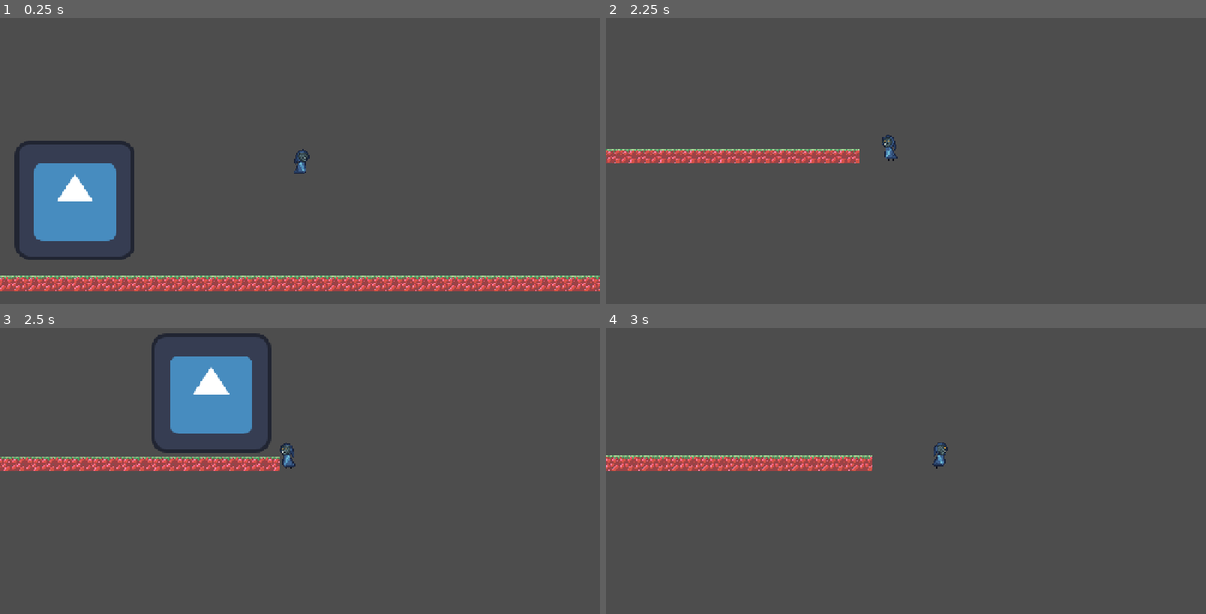
Above: before the commit, frames 1-4 (two rows, left to right).
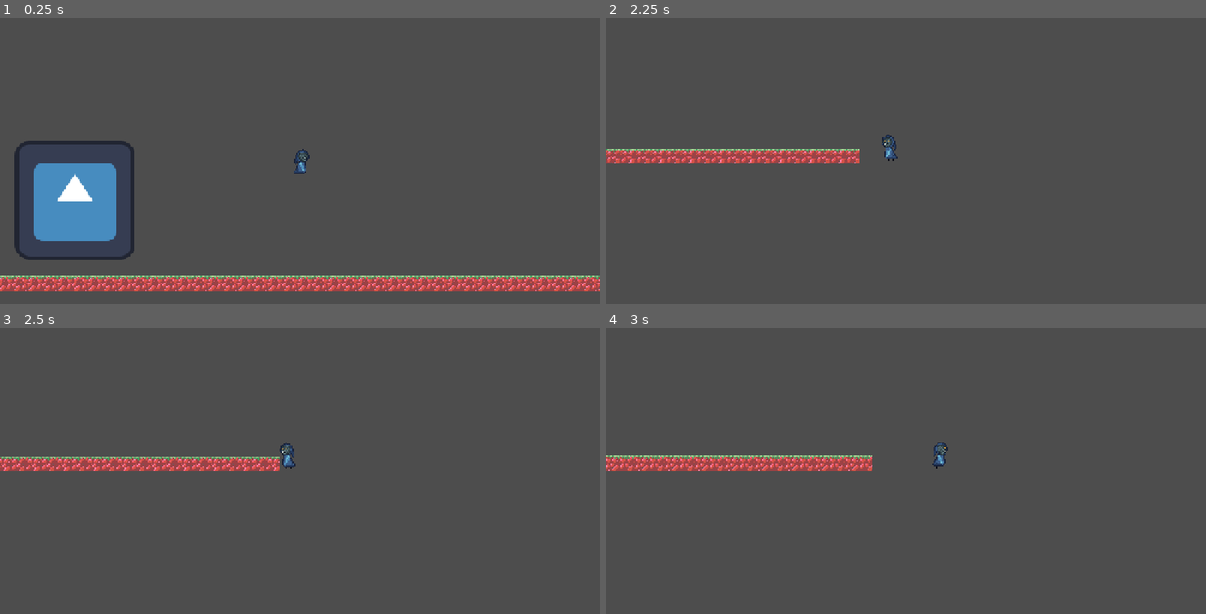
Above: after the commit, the same moments.

Repository: Viikuu/MaskGame
Game: Godot game, scene res://scenes/main.tscn
Two runs of this game, one before a commit and one after it. Both use one fixed random seed, a clock stepped at 60 frames per second and the inputs below. The engine's default icon, where the game draws it, is replaced by a stand-in: a white triangle on a blue panel in a dark square.
Inputs:
- Up to frame 1 (0.25 s): no input
- Up to frame 2 (2.25 s): tap Enter (interact) at 0.5, 0.6, 1.35 s; hold Right (move_right) 0.53-2.03 s; tap Space (jump) at 0.77, 1.52 s; hold Left (move_left) from 2.03 s (still down); tap M (mask_future) at 2.1 s
- Up to frame 3 (2.5 s): keep holding Left (move_left); tap Enter (interact) at 2.3 s
- Up to frame 4 (3 s): release Left (move_left) at 2.78 s; hold Right (move_right) from 2.78 s (still down); tap N (mask_now) at 2.85 s

Frames 1-2 are identical in both runs. In frame 3, 4.6% of the frame differs, in the area x 25-46%, y 1-44%; in frame 4, nothing differs.
Error after the commit: Parse Error: Unindent doesn't match the previous indentation level. (res://scripts/mask_effect_bubble.gd:23)

Commit message:
a key that only exists in future

Diff:
--- a/scenes/key.tscn
+++ b/scenes/key.tscn
@@ -10,9 +10,10 @@
 script = ExtResource("1_wy8tx")
 
 [node name="Interactable" parent="." instance=ExtResource("1_fttkb")]
+collision_layer = 12
 only_once = true
 
-[node name="CollisionShape2D" type="CollisionShape2D" parent="Interactable"]
+[node name="InteractionAndMaskZone" type="CollisionShape2D" parent="Interactable"]
 shape = SubResource("RectangleShape2D_wy8tx")
 
 [node name="Sprite2D" type="Sprite2D" parent="."]
--- a/scenes/mask_effect_bubble.tscn
+++ b/scenes/mask_effect_bubble.tscn
@@ -18,5 +18,7 @@
 scale = Vector2(0.15625, 0.15625)
 texture = ExtResource("2_g8erm")
 
+[connection signal="area_entered" from="." to="." method="_on_area_entered"]
+[connection signal="area_exited" from="." to="." method="_on_area_exited"]
 [connection signal="body_entered" from="." to="." method="_on_body_entered"]
 [connection signal="body_exited" from="." to="." method="_on_body_exited"]
--- a/scripts/interactable.gd
+++ b/scripts/interactable.gd
@@ -5,7 +5,22 @@
 
 signal interacted
 
+func _ready():
+	for parent_group in get_parent().get_groups():
+		if parent_group.begins_with("show_in"):
+			add_to_group(parent_group)
+
 func interact():
 	interacted.emit()
 	if (only_once):
 		get_parent().queue_free()
+
+
+func can_interact():
+	if is_in_group("show_in_past") and MaskManager.current_mask != MaskManager.MASK.PAST:
+		return false
+	if is_in_group("show_in_now_only") and MaskManager.current_mask != MaskManager.MASK.NOW:
+		return false
+	if is_in_group("show_in_future") and MaskManager.current_mask != MaskManager.MASK.FUTURE:
+		return false
+	return true
--- a/scripts/mask_effect_bubble.gd
+++ b/scripts/mask_effect_bubble.gd
@@ -9,17 +9,40 @@
 	_evaluate_body_enter(body)
 
 func _on_body_exited(body: Node2D) -> void:
-	if body.is_in_group("show_in_future") and MaskManager.current_mask == MaskManager.MASK.FUTURE:
-		body.hide()
-	if body.is_in_group("show_in_past") and MaskManager.current_mask == MaskManager.MASK.PAST:
-		body.hide()
+	_evaluate_body_exit(body)
+
+func _on_area_entered(area: Area2D) -> void:
+	_evaluate_body_enter(area)
+
+func _on_area_exited(area: Area2D) -> void:
+	_evaluate_body_exit(area)
 
 func _evaluate_body_enter(body: Node2D):
 	if body.is_in_group("show_in_future") and MaskManager.current_mask == MaskManager.MASK.FUTURE:
-		body.show()
+		#if body is Interactable:
+			body.get_parent().show()
+		else:
+			body.show()
 	if body.is_in_group("show_in_past") and MaskManager.current_mask == MaskManager.MASK.PAST:
-		body.show()
+		if body is Interactable:
+			body.get_parent().show()
+		else:
+			body.show()
+
+func _evaluate_body_exit(body: Node2D) -> void:
+	if body.is_in_group("show_in_future") and MaskManager.current_mask == MaskManager.MASK.FUTURE:
+		if body is Interactable:
+			body.get_parent().hide()
+		else:
+			body.hide()
+	if body.is_in_group("show_in_past") and MaskManager.current_mask == MaskManager.MASK.PAST:
+		if body is Interactable:
+			body.get_parent().hide()
+		else:
+			body.hide()
 
 func _on_mask_changed(old_mask, new_mask):
 	for body in mask_effect_bubble.get_overlapping_bodies():
 		_evaluate_body_enter(body)
+	for area in mask_effect_bubble.get_overlapping_areas():
+		_evaluate_body_enter(area)
--- a/scripts/player.gd
+++ b/scripts/player.gd
@@ -39,16 +39,17 @@
 
 # Interactions
 func _handle_interactions_input():
-	if Input.is_action_just_pressed("interact"):
+	#if Input.is_action_just_pressed("interact"):
 		_try_interact()
-
+#
 func _try_interact():
 	if not nearby_interactions:
 		return
 	var interaction = nearby_interactions.get(0)
-	interaction.interact()
-	if interaction.only_once:
-		nearby_interactions.erase(interaction)
+	if interaction.can_interact():
+		interaction.interact()
+		if interaction.only_once:
+			nearby_interactions.erase(interaction)
 
 
 func _on_interaction_zone_area_entered(area: Area2D) -> void:
--- a/test_scenes/gelo_test.tscn
+++ b/test_scenes/gelo_test.tscn
@@ -131,4 +131,7 @@
 shape = SubResource("RectangleShape2D_jyhfs")
 
 [node name="Key" parent="." instance=ExtResource("5_w7hpy")]
-position = Vector2(691, 450)
+position = Vector2(414, 450)
+
+[node name="KeyInFuture" parent="." groups=["show_in_future"] instance=ExtResource("5_w7hpy")]
+position = Vector2(693, 449)
